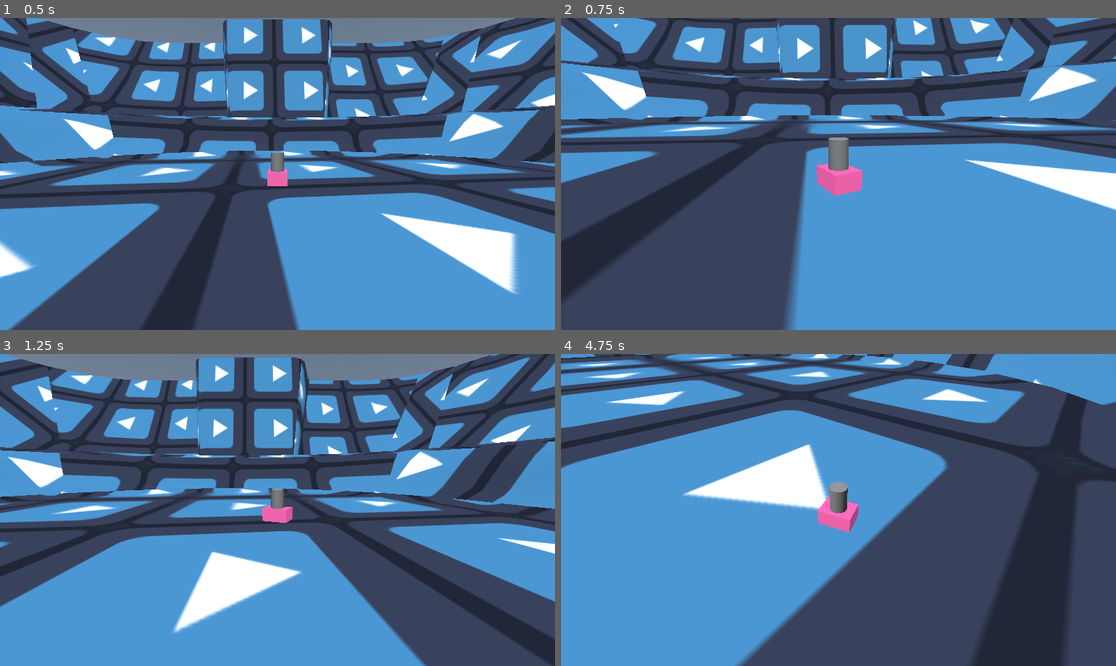
Above: before the commit, frames 1-4 (two rows, left to right).
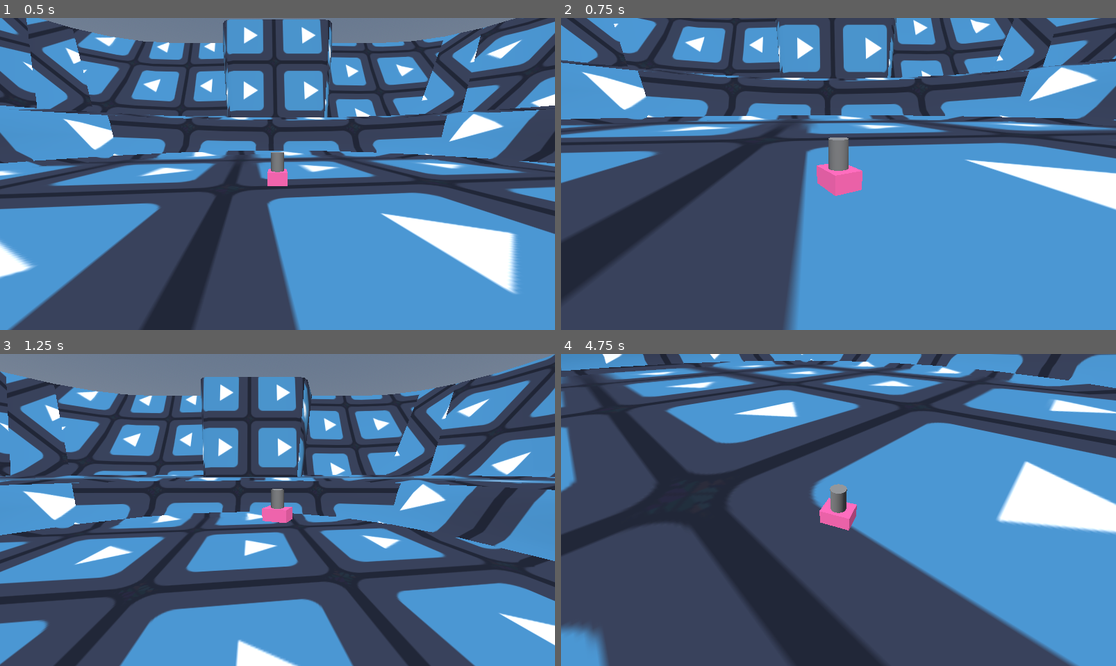
Above: after the commit, the same moments.

Repository: michaelcegielka/GlobalGameJam2025
Game: Godot game, scene res://Objects/main_scene.tscn
Same seed, same stepped clock (60 frames per second), same inputs: the game is played once before the commit and once after it. The engine's default icon, where the game draws it, is replaced by a stand-in: a white triangle on a blue panel in a dark square.
Inputs:
- Up to frame 1 (0.5 s): no input
- Up to frame 2 (0.75 s): hold D (Right) from 0.53 s (still down); hold B (Dash) from 0.53 s (still down)
- Up to frame 3 (1.25 s): keep holding D (Right); keep holding B (Dash); tap Space (Jump) at 0.77, 0.8, 1.07 s
- Up to frame 4 (4.75 s): release D (Right) at 1.28 s; release B (Dash) at 1.28 s; hold S (Backward) 1.28-2.03 s; tap Space (Jump) at 1.35, 1.52, 1.82, 2.3, 3.02, 3.32, 3.77, 3.8, 4.07, 4.52 s; tap B (Dash) at 1.55, 3.05, 4.55 s; hold D (Right) 2.03-2.78 s; hold Down (CamDown) 2.03-2.78 s; hold W (Forward) 2.78-3.53 s; tap Left (CamLeft) at 2.85 s; hold Right (CamRight) 3.53-4.28 s; hold A (Left) from 3.53 s (still down); tap Up (CamUp) at 4.35 s

Frame 1 is identical in both runs. In frame 2, 0.9% of the frame differs, in the area x 0-100%, y 0-58%; in frame 3, 65%; in frame 4, 77%, in the area x 0-100%, y 0-100%.

Commit message:
maybe better player

Diff:
--- a/gamejam2025/Objects/PLayer/player.gd
+++ b/gamejam2025/Objects/PLayer/player.gd
@@ -11,7 +11,7 @@
 
 const Acceleration = 20.0
 const DashAcceleration = 80.0
-const AirAcceleration = 15.0
+const AirAcceleration = 10.0
 
 const Friction = 5.0
 const AirFriction = 1.0
@@ -117,7 +117,7 @@
 	self.current_dir = self.current_dir.rotated(Vector3.UP, self.spring_arm_3d.rotation.y)
 	if dir_len > 1:
 		self.current_dir / dir_len
-	if dir_len > 0.05:
+	if dir_len > 0.1:
 		self.velocity = self.velocity.move_toward(max_velo * self.current_dir,
 													accel * delta)
 
@@ -138,18 +138,19 @@
 
 	self.velocity.y = self.Gravity * delta
 
+	if self.get_floor_angle() >= self.WallAngleSlide:
+		var slide_accel = 3.0*Vector3(0 ,self.Gravity, 0.0).slide(self.get_floor_normal())
+		self.velocity += delta * slide_accel
+
 	var none_rotated_velo = self.velocity
 	var basis_rot = Quaternion(self.transform.basis.y, self.get_floor_normal()).normalized()
 	self.velocity = basis_rot * self.velocity
 
-	if self.get_floor_angle() >= self.WallAngleSlide:
-		var slide_accel = 20.0*Vector3(0 ,self.Gravity, 0.0).slide(self.get_floor_normal())
-		self.velocity += delta * slide_accel
-
 	self.move_and_slide()
 	self.velocity = none_rotated_velo
 
 	self.rot_y_model(delta, self.Acceleration)
+
 	self.velocity = self.velocity.move_toward(Vector3.ZERO, self.Friction * delta)
 
 	self.control_cam(delta)
@@ -158,7 +159,12 @@
 
 	if Input.is_action_just_pressed("Jump"):
 		self.current_state = self.States.JUMPING
-		self.velocity += self.JumpStrength * self.current_floor_normal
+		if self.get_floor_angle() <= PI/8.0:
+			self.velocity += 2.0*self.JumpStrength * self.current_floor_normal
+		else:
+			var current_speed = self.velocity.length()
+			#self.velocity -= normal_part_of_velocity*self.current_floor_normal
+			self.velocity = (self.JumpStrength + current_speed) * self.current_floor_normal
 		self.global_position += 0.1 * self.current_floor_normal
 	elif not self.is_on_floor():
 		self.coyote_timer.start(self.CoyoteTime)
@@ -201,7 +207,7 @@
 
 	if Input.is_action_just_pressed("Jump") and self.coyote_timer.time_left:
 		self.current_state = self.States.JUMPING
-		self.velocity += self.JumpStrength * Vector3.UP
+		self.velocity -= self.JumpStrength * Vector3.UP
 		self.global_position += 0.1 * self.current_floor_normal
 	if self.is_on_floor():
 		self.current_state = self.States.GROUNDED
--- a/gamejam2025/Objects/PLayer/player_stats.gd
+++ b/gamejam2025/Objects/PLayer/player_stats.gd
@@ -1,5 +1,7 @@
 extends Node
 
-const DashCost = 0.1
+const DashCost = 0.0
 
 var soap_amount := 100.0
+
+var health := 5
